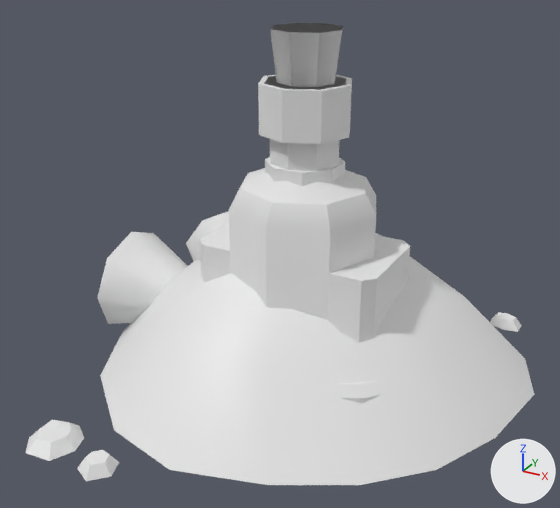
Two versions of the Blender file Model/Ingredients.blend, one commit apart.
The view is the same before and after, from a 50 mm lens placed at (2.57, -5.07, 3.59), pointed at (-0.13, -0.16, 1.14). Arrows for +X, +Y and +Z are at lower right; the lights stay in place. The first picture is the older version.

In view in the first picture: 'ING_AyahyascaLiana', 'ING_DaturaFlowers', 'ING_IllusionDust', 'ING_IllusionEssence', 'ING_InspirationNectar' and 1 more.
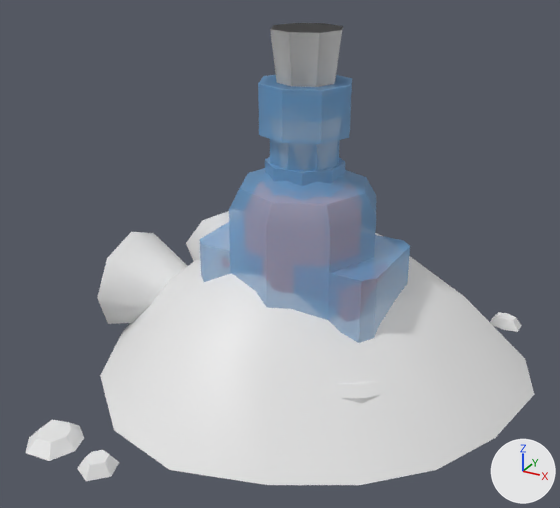
Where the change shows, as pixel boxes (x1, y1, x2, y2) in the pictures (560 x 508 px):
part 1 of me_ing_illusionessenceshape, recoloured: (200, 157, 410, 343) in both
part 2 of me_ing_inspirationnectarshape, recoloured: (229, 75, 376, 230) in both
part 3 of me_ing_inspirationnectarshape, recoloured: (229, 210, 376, 320) in both

The change in detail:
Material 'glass' (mat_glass) is new.
Its base color is (0.183, 0.45, 0.8) (blue #77b3e7).
Its alpha is 0.5.
Material 'liquid' (mat_liquid) is new.
Its base color is (0.8, 0.317, 0.164) (orange #e79971).
Material 'base' (mat_base) is new.
Its base color is (0.8, 0.8, 0.8) (white #e7e7e7).
me_ing_illusionessenceshape has 80 vertices, 62 faces and spans x -1.02..1.02, y -0.57..0.57, z 0.0..3.0.
me_ing_illusionessenceshape is used by ob_ing_illusionessence; location (0.0, 0.0, 0.0); scale (0.75, 0.75, 0.75).
me_ing_illusionessenceshape part 1: 42 of the faces centred in x -1.02..1.02, y -0.57..0.57, z 0.0..2.5 switch from no material to mat_glass (blue #77b3e7).
me_ing_illusionessenceshape gains material mat_base (white #e7e7e7).
me_ing_illusionessenceshape gains material mat_liquid (orange #e79971).
me_ing_inspirationnectarshape has 112 vertices, 93 faces and spans x -0.8..0.8, y -0.8..0.8, z 0.0..3.8.
me_ing_inspirationnectarshape is used by ob_ing_inspirationnectar; location (0.0, 0.0, 0.0); scale (0.75, 0.75, 0.75).
me_ing_inspirationnectarshape part 2: 41 of the faces centred in x -0.63..0.63, y -0.63..0.63, z 2.16..3.3 switch from no material to mat_glass (blue #77b3e7).
me_ing_inspirationnectarshape part 3: 8 of the faces centred in x -0.68..0.68, y -0.68..0.68, z 1.03 switch from no material to mat_glass (blue #77b3e7).
me_ing_inspirationnectarshape gains material mat_base (white #e7e7e7).
me_ing_inspirationnectarshape gains material mat_liquid (orange #e79971).
